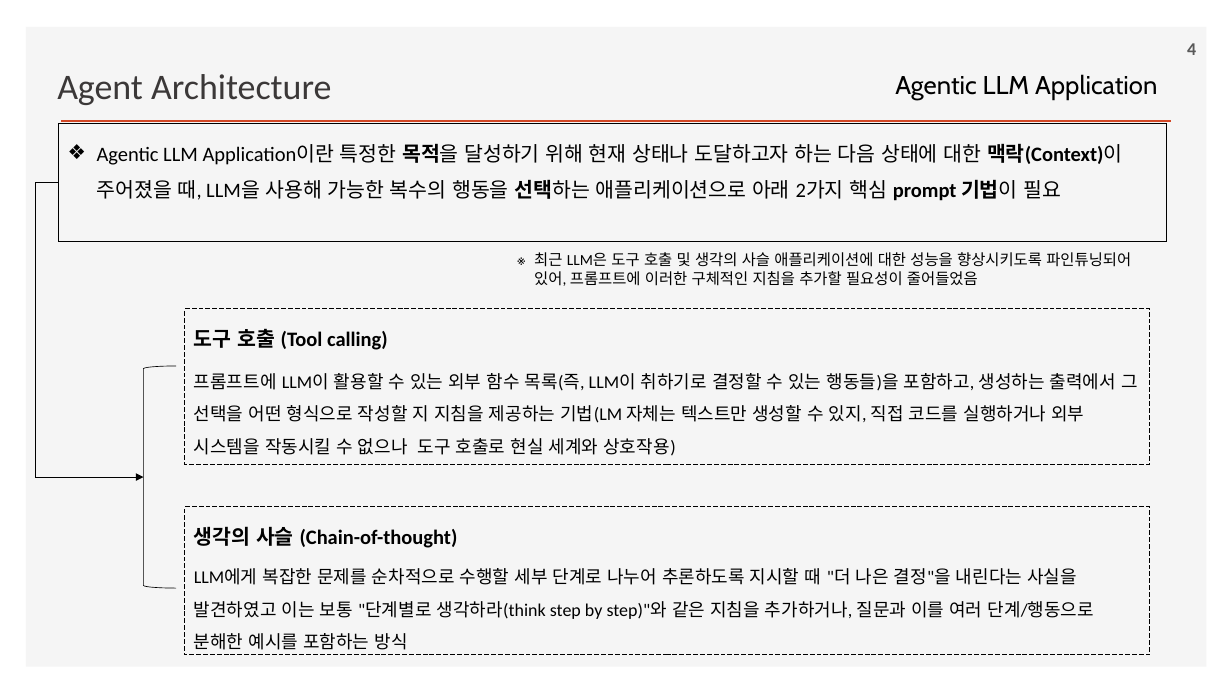
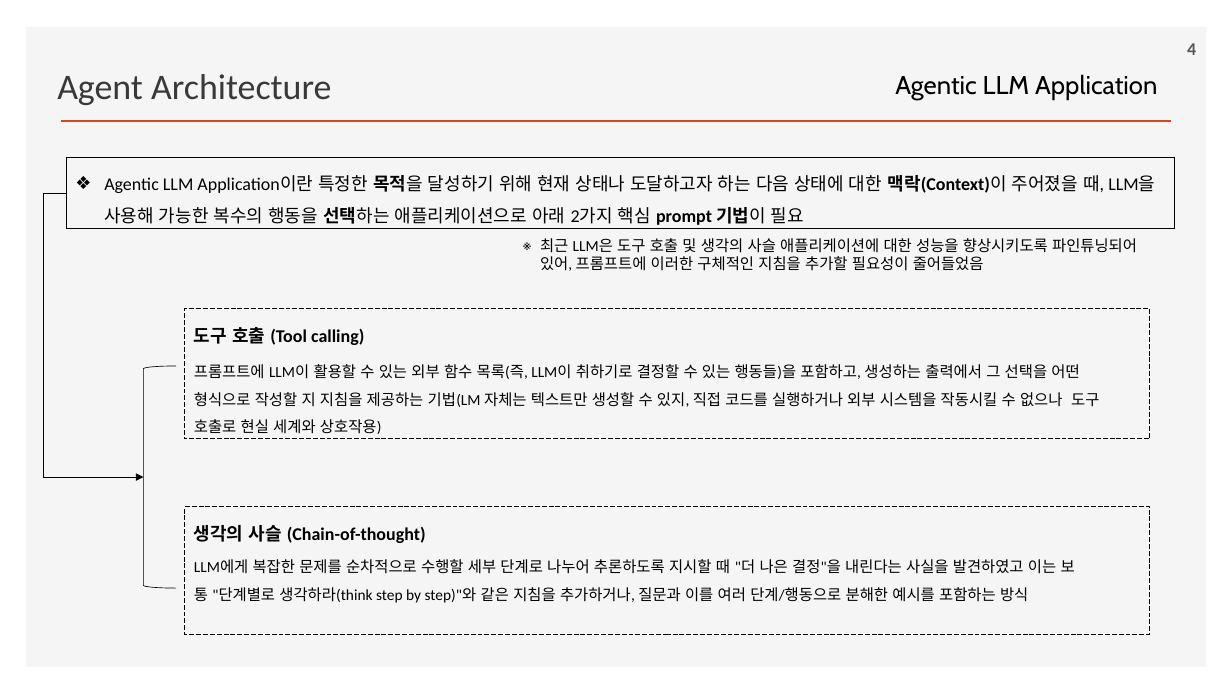
Before and after one commit to ancestor9/2026_Fall_Learning-Langchain-AI-Agent, a slide deck: slide 4 of ppts/CHAPTER 6 Agent Architecture.pptx. Drawn at 1232x693 pixels with LibreOffice and Linux fonts; fonts in the diff are those of the drawing; background and template pictures are left out. Boxes give left, top, right and bottom in pixels: in the first picture for what was removed or moved away, otherwise in the second. Text is boxed around its words. In the diff, an @@ line names an element or a change of style, - is before the commit and + after.

```diff
--- a/ppts/CHAPTER 6 Agent Architecture.pptx
+++ b/ppts/CHAPTER 6 Agent Architecture.pptx
@@ rectangle "Agentic LLM Application이란 특정한 목적을 ...": place and size @@
-rectangle "Agentic LLM Application이란 특정한 목적을 ..." at <box>58,124,1166,241</box>
+rectangle "Agentic LLM Application이란 특정한 목적을 ..." at <box>67,157,1175,228</box>
@@ rectangle "Agentic LLM Application이란 특정한 목적을 ..." at <box>67,157,1175,228</box>: size 16 to 14 pt @@
@@ elbow arrow moved from (58, 182) - (143, 477) to (67, 193) - (143, 477) @@
@@ text "최근 LLM은 도구 호출 및 ...": place and size @@
-text "최근 LLM은 도구 호출 및 ..." at <box>534,252,1131,286</box>
+text "최근 LLM은 도구 호출 및 ..." at <box>540,238,1137,271</box>
@@ rectangle "도구 호출 (Tool calling)": place and size @@
-rectangle "도구 호출 (Tool calling)" at <box>185,309,1150,464</box>
+rectangle "도구 호출 (Tool calling)" at <box>185,309,1150,439</box>
@@ rectangle "도구 호출 (Tool calling)" at <box>185,309,1150,439</box>: size 16 to 14 pt in "도구 호출 (Tool calling)"; size 14 to 12 pt in "프롬프트에 LLM이 활용할 수 있는 외부 함수 ..." @@
@@ rectangle "생각의 사슬 (Chain-of-thought)": place and size @@
-rectangle "생각의 사슬 (Chain-of-thought)" at <box>185,506,1150,654</box>
+rectangle "생각의 사슬 (Chain-of-thought)" at <box>185,506,1150,634</box>
@@ rectangle "생각의 사슬 (Chain-of-thought)" at <box>185,506,1150,634</box>: size 16 to 14 pt in "생각의 사슬 (Chain-of-thought)"; size 14 to 12 pt in "LLM에게 복잡한 문제를 순차적으로 수행할 세부 단계로 ..." @@
```
Also in this commit, not shown: 8 other slides changed.
